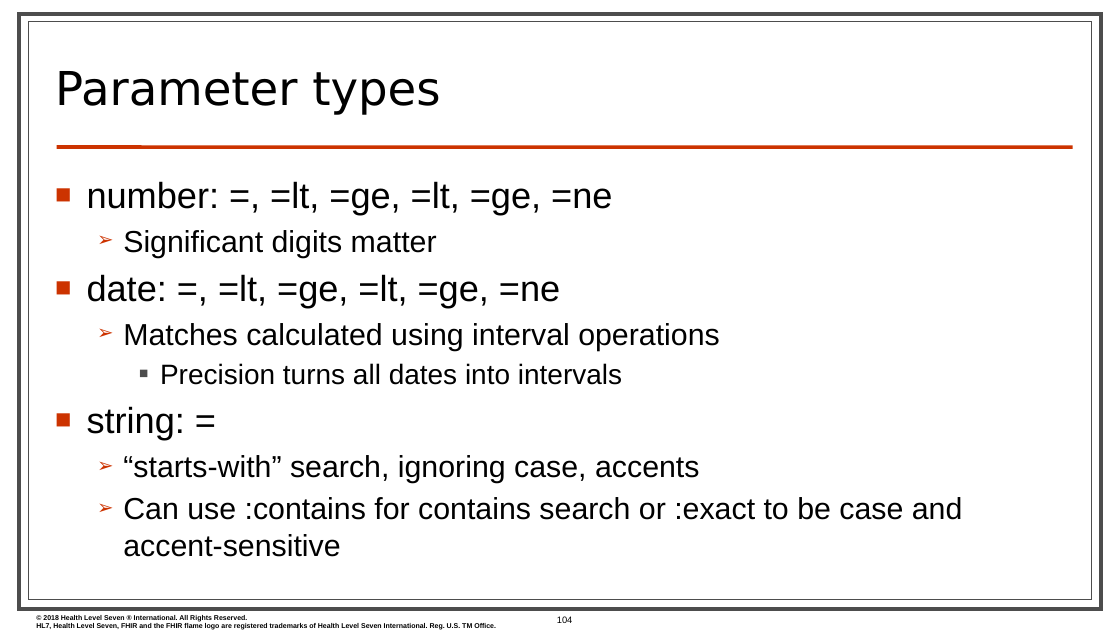
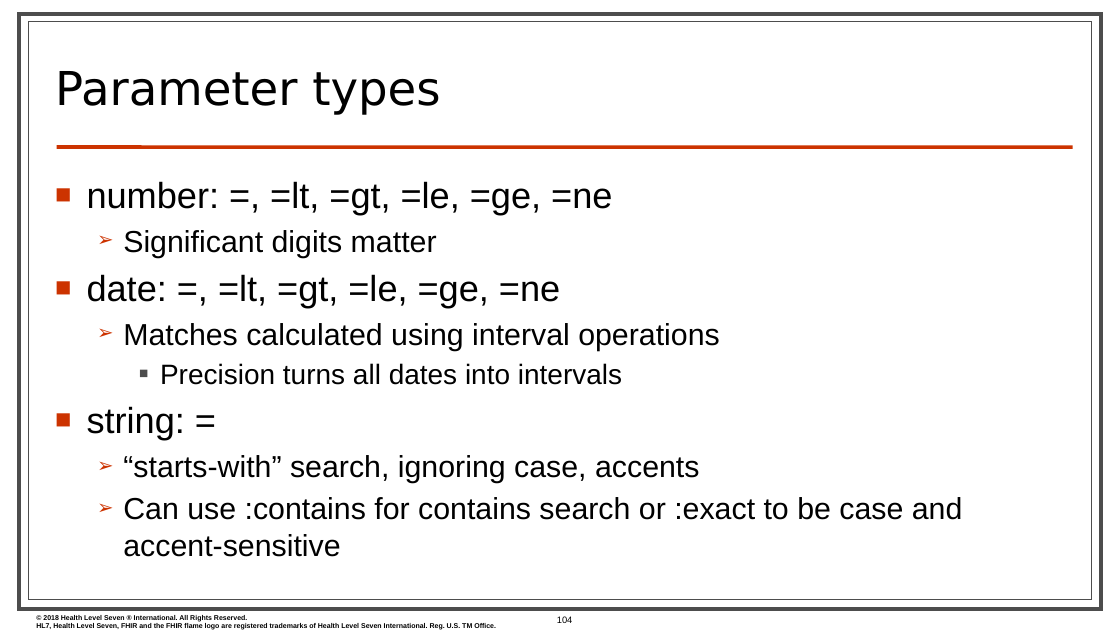
Before and after one commit to FHIR/documents, a slide deck: slide 104 of presentations/2018-03 CIHI/Practical FHIR.pptx. Drawn at 1120x630 pixels with LibreOffice and Linux fonts; fonts in the diff are those of the drawing; background and template pictures are left out. Boxes give left, top, right and bottom in pixels: in the first picture for what was removed or moved away, otherwise in the second. Text is boxed around its words. In the diff, an @@ line names an element or a change of style, - is before the commit and + after.

```diff
--- a/presentations/2018-03 CIHI/Practical FHIR.pptx
+++ b/presentations/2018-03 CIHI/Practical FHIR.pptx
@@ text at (87, 181, 612, 215): text changed @@
-■ number: =, =lt, =ge, =lt, =ge, =ne
+■ number: =, =lt, =gt, =le, =ge, =ne
@@ text at (87, 274, 560, 308): text changed @@
-■ date: =, =lt, =ge, =lt, =ge, =ne
+■ date: =, =lt, =gt, =le, =ge, =ne
```
Also in this commit, not shown: 5 other slides changed, 14 other files.
